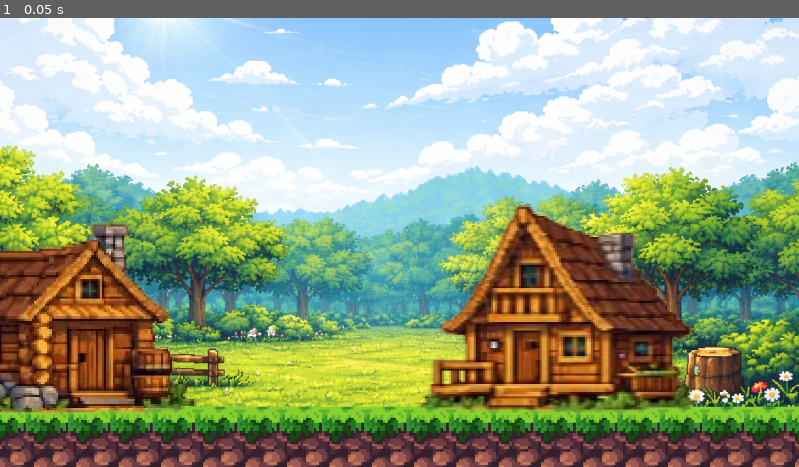
Above: before the commit, frame 1.
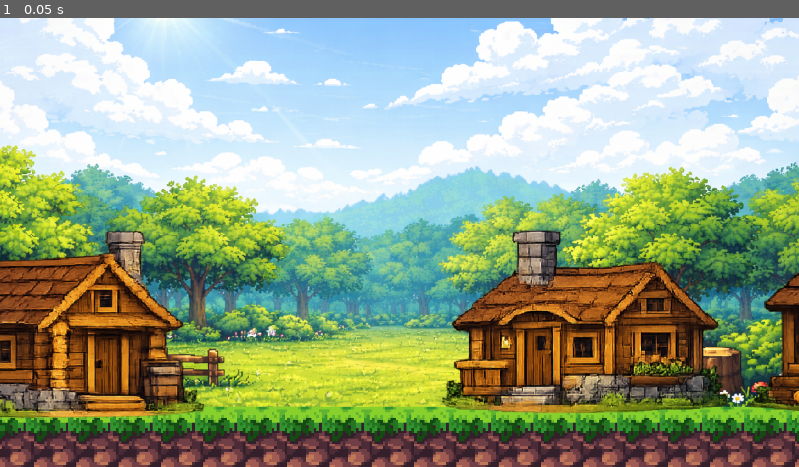
Above: after the commit, the same moment.

Repository: vip21-000/mega_game
Game: Godot game, scene res://scenes/node_2d.tscn
Same seed, same stepped clock (60 frames per second), same inputs: the game is played once before the commit and once after it.
Inputs:
- Up to frame 1 (0.05 s): no input

The runs differ from the first frame. In frame 1, 18% of the frame differs, in the area x 0-100%, y 41-90%.

Commit message:
house textures have been changed to higher quality ones

Diff:
--- a/scenes/node_2d.tscn
+++ b/scenes/node_2d.tscn
@@ -4,10 +4,11 @@
 [ext_resource type="Texture2D" uid="uid://d2ynoj2pr2eml" path="res://background/poljana.png" id="2_3m5ht"]
 [ext_resource type="Texture2D" uid="uid://dms10q12yvjvs" path="res://assets/Tiles.png" id="2_hh0fu"]
 [ext_resource type="Texture2D" uid="uid://dnt71i06fx872" path="res://assets/Assets.png" id="3_3m5ht"]
-[ext_resource type="Texture2D" uid="uid://d0scqsftse24l" path="res://background/house1-.png" id="4_dubn7"]
-[ext_resource type="Texture2D" uid="uid://dbxovdcv28h8i" path="res://background/house2.png" id="5_08kqv"]
-[ext_resource type="Texture2D" uid="uid://qjdkd4r5u70a" path="res://background/house3.png" id="6_f6ptj"]
-[ext_resource type="Texture2D" uid="uid://dkpuvwskglks3" path="res://background/house4.png" id="7_hsdmi"]
+[ext_resource type="Texture2D" uid="uid://dbo8h5heitic6" path="res://background/house1-.png" id="4_dubn7"]
+[ext_resource type="Texture2D" uid="uid://bw2qg6ttmh61a" path="res://background/house2.png" id="5_08kqv"]
+[ext_resource type="Texture2D" uid="uid://msxx4dca1o3l" path="res://background/house3.png" id="6_f6ptj"]
+[ext_resource type="Texture2D" uid="uid://22eox4ar15nj" path="res://background/house4-.png" id="7_3m5ht"]
+[ext_resource type="Texture2D" uid="uid://dc33dq418uklj" path="res://background/house5-.png" id="9_dubn7"]
 
 [sub_resource type="TileSetAtlasSource" id="TileSetAtlasSource_0hol4"]
 texture = ExtResource("2_hh0fu")
@@ -998,30 +999,35 @@
 
 [node name="TileMapLayer" type="TileMapLayer" parent="." unique_id=2059886508]
 scale = Vector2(5.440001, 5.440001)
-tile_map_data = PackedByteArray("AAATAAAAAQADAAAAAAASAAEAAQA …(2752 unchanged characters)… DAAAAAAAuAAEAAQADAAEAAAAtAAEAAQADAAEAAAAmAP//AQACAAAAAAAlAAAAAQADAAAAAAAmAAAAAQADAAAAAAAyAAIAAQA …(6411 unchanged characters)…
+tile_map_data = PackedByteArray("AAATAAAAAQADAAAAAAASAAEAAQA …(2752 unchanged characters)… DAAAAAAAuAAEAAQADAAEAAAAtAAEAAQADAAEAAAAlAAAAAQADAAAAAAAmAAAAAQADAAAAAAAyAAIAAQA …(6411 unchanged characters)…
 tile_set = SubResource("TileSet_kdubu")
-
-[node name="house1" type="Sprite2D" parent="." unique_id=279783417]
-position = Vector2(293, -223.00002)
-scale = Vector2(4.503846, 4.503846)
-texture = ExtResource("4_dubn7")
-
-[node name="house2" type="Sprite2D" parent="." unique_id=395015870]
-position = Vector2(1347, -223)
-scale = Vector2(4.3807697, 4.3807697)
-texture = ExtResource("5_08kqv")
-
-[node name="house3" type="Sprite2D" parent="." unique_id=789642635]
-position = Vector2(2334, -247.99998)
-scale = Vector2(5.284615, 5.2846155)
-texture = ExtResource("6_f6ptj")
-
-[node name="house4" type="Sprite2D" parent="." unique_id=33795776]
-position = Vector2(3067, -269)
-scale = Vector2(5.5625, 5.5625)
-texture = ExtResource("7_hsdmi")
 
 [node name="Camera2D" type="Camera2D" parent="." unique_id=827123476]
 position = Vector2(1025, -339)
 scale = Vector2(77.798546, 67.37765)
 zoom = Vector2(0.7, 0.7)
+
+[node name="House1" type="Sprite2D" parent="." unique_id=291688984]
+position = Vector2(331, -173.00002)
+scale = Vector2(1.7111553, 1.7111554)
+texture = ExtResource("4_dubn7")
+
+[node name="House3" type="Sprite2D" parent="." unique_id=800228577]
+position = Vector2(1411, -184)
+scale = Vector2(1.7597402, 1.7597402)
+texture = ExtResource("6_f6ptj")
+
+[node name="House4" type="Sprite2D" parent="." unique_id=635801878]
+position = Vector2(2053.0002, -200)
+scale = Vector2(1.7976189, 1.7976191)
+texture = ExtResource("7_3m5ht")
+
+[node name="House2" type="Sprite2D" parent="." unique_id=1754866679]
+position = Vector2(2944.512, -225.62497)
+scale = Vector2(1.8834661, 1.8834659)
+texture = ExtResource("5_08kqv")
+
+[node name="House5" type="Sprite2D" parent="." unique_id=742144814]
+position = Vector2(3534.0002, -219)
+scale = Vector2(1.9225942, 1.9225942)
+texture = ExtResource("9_dubn7")
Binary file changed: background/house1-.png
Not shown, changed: background/house1-.png.import
Binary file added: background/house1.png
Not shown, changed: background/house1.png.import
Binary file added: background/house2-.png
Not shown, changed: background/house2-.png.import
Binary file changed: background/house2.png
Binary file added: background/house3-.png
Not shown, added: background/house3-.png.import
Binary file changed: background/house3.png
Not shown, changed: background/house3.png.import
Binary file added: background/house4-.png
(and 8 more such lines)
